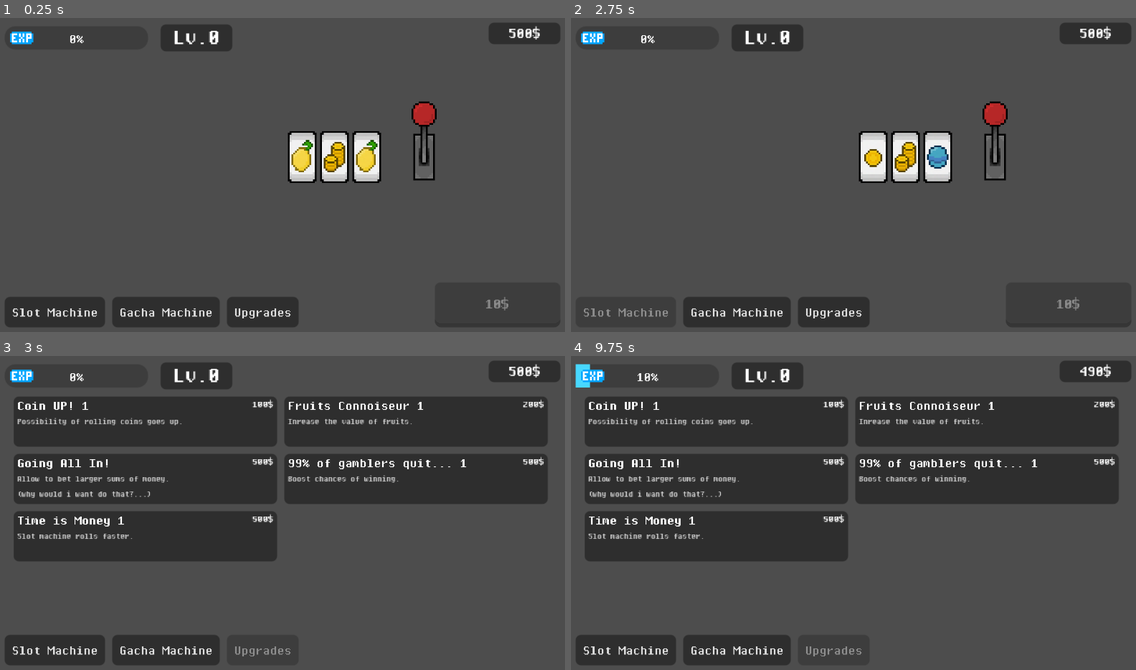
Above: before the commit, frames 1-4 (two rows, left to right).
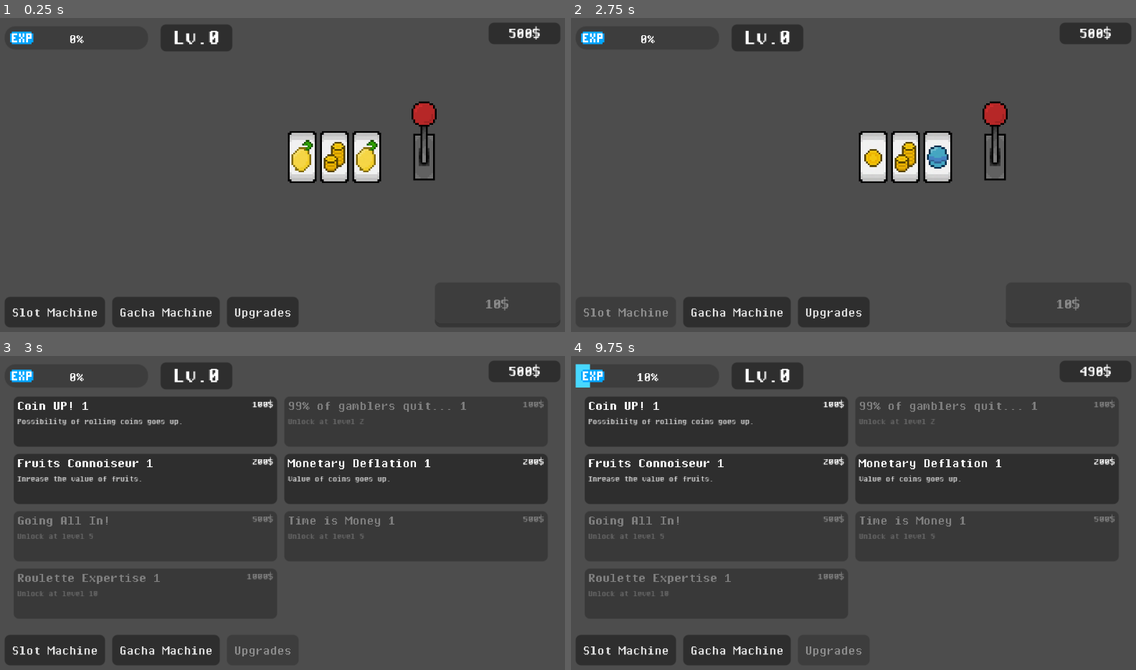
Above: after the commit, the same moments.

Repository: Animo105/gamble
Game: Godot game, scene res://Slot machine/slot_machine.tscn
The game is run twice, just before and just after one commit, with the same random seed, the same clock (stepped at 60 frames per second) and the same inputs.
Inputs (mouse positions are in pixels of both pictures, inside the frame that each line leads up to):
- Up to frame 1 (0.25 s): no input
- Up to frame 2 (2.75 s): click "Slot Machine" at 0.5 s; click "Gacha Machine" at 1.25 s; click "Slot Machine" at 2 s
- Up to frame 3 (3 s): click "Upgrades" at 2.75 s
- Up to frame 4 (9.75 s): click "Slot Machine" at 3.5 s; click (994, 494) at 4.25 s; tap Enter at 5, 7.25 s; move the mouse to (977, 497) at 5.02 s; move the mouse to (740, 528) at 5.77 s; tap Space at 6.5 s; move the mouse to (910, 440) at 6.52 s; move the mouse to (825, 578) at 7.27 s; click "Slot Machine" at 8 s; click "Gacha Machine" at 8.75 s; click "Upgrades" at 9.5 s

Frames 1-2 are identical in both runs. In frame 3, 2.6% of the frame differs, in the area x 3-97%, y 13-77%; in frame 4, 2.6%.

Commit message:
gate les upgrades

Diff:
--- a/Assets/JSON/upgrades.json
+++ b/Assets/JSON/upgrades.json
@@ -6,7 +6,7 @@
 		"cost": 100.0,
 		"max_upgrade": 3.0,
 		"price_mult": 2.0,
-		"expression": "func.increase_coin_value(100)"
+		"expression": "func.increase_weight_for_slot(1, 0.5)+func.increase_weight_for_slot(2, 0.5)+func.increase_weight_for_slot(3,0.5)"
 	},
 	{
 		"id": 1.0,
@@ -22,15 +22,17 @@
 		"name": "Going All In!",
 		"description": "Allow to bet larger sums of money.\n(why would i want do that?...)",
 		"cost": 500.0,
+		"unlock_level":5,
 		"expression": "func.allow_bet(true)"
 	},
 	{
 		"id": 3.0,
 		"name": "99% of gamblers quit...",
 		"description": "Boost chances of winning.",
-		"cost": 500.0,
-		"max_upgrade": 4.0,
-		"price_mult": 2.0,
+		"cost": 100.0,
+		"max_upgrade": 3.0,
+		"price_mult": 3.0,
+		"unlock_level":2,
 		"expression": "func.increase_luck(0.5)"
 	},
 	{
@@ -40,6 +42,26 @@
 		"cost": 500.0,
 		"max_upgrade": 2.0,
 		"price_mult": 2.0,
+		"unlock_level":5,
 		"expression": "func.increase_slot_speed(0.25)"
+	},
+	{
+		"id": 5.0,
+		"name": "Monetary Deflation",
+		"description": "Value of coins goes up.",
+		"cost": 200.0,
+		"max_upgrade": 3.0,
+		"price_mult": 2.0,
+		"expression": "func.increase_coin_value(100)"
+	},
+	{
+		"id": 6.0,
+		"name": "Roulette Expertise",
+		"description": "Increase chance of winning.",
+		"cost": 1000.0,
+		"max_upgrade": 3.0,
+		"price_mult": 2.0,
+		"unlock_level":10,
+		"expression": "func.increase_coin_value(100)"
 	}
 ]
--- a/Autoloads/HUD/hud_script.gd
+++ b/Autoloads/HUD/hud_script.gd
@@ -82,6 +82,7 @@
 
 func _on_clear_data_pressed() -> void:
 	SaveManager.reset_data()
+	get_tree().quit()
 
 
 func _on_cheat_pressed():
--- a/Autoloads/expression_function.gd
+++ b/Autoloads/expression_function.gd
@@ -29,8 +29,9 @@
 func decrease_base_gacha_price(amount : int):
 	Global.base_capsule_price -= amount
 
-func increase_weight_for_slot(slot_id : int, weight_increase : float):
+func increase_weight_for_slot(slot_id : int, weight_increase : float)->int:
 	SlotsData.slots[slot_id].weight += weight_increase
+	return 0
 
 # ################### Méthodes pour get des valeurs ################# #
 func get_bet_amount()->int:
--- a/Autoloads/upgrades_data.gd
+++ b/Autoloads/upgrades_data.gd
@@ -26,10 +26,9 @@
 			if !upgrade.has("cost") : push_error("Upgrade without cost : ", upgrade); continue
 			if !upgrade.has("expression") : push_error("Upgrade without expression : ", upgrade); continue
 			var new_upgrade : Upgrade = Upgrade.new(upgrade["id"], upgrade["name"], upgrade["description"], upgrade["cost"], upgrade["expression"])
-			if upgrade.has("max_upgrade"):
-				new_upgrade.max_upgrade = upgrade["max_upgrade"]
-			if upgrade.has("price_mult"):
-				new_upgrade.price_multiplayer = upgrade["price_mult"]
+			if upgrade.has("max_upgrade"): new_upgrade.max_upgrade = upgrade["max_upgrade"]
+			if upgrade.has("price_mult"): new_upgrade.price_multiplayer = upgrade["price_mult"]
+			if upgrade.has("unlock_level"): new_upgrade.unlock_level = upgrade["unlock_level"]
 			upgrades.append(new_upgrade)
 			upgrades_to_buy.append(new_upgrade)
 
@@ -49,6 +48,7 @@
 	var max_upgrade : int = 1
 	var level : int = 0
 	var price_multiplayer : float = 1.5
+	var unlock_level : int = 0
 	var cost : int
 	var expression : String
 
--- a/Shop/upgrade_button.tscn
+++ b/Shop/upgrade_button.tscn
@@ -21,6 +21,7 @@
 anchor_bottom = 1.0
 grow_horizontal = 2
 grow_vertical = 2
+mouse_default_cursor_shape = 2
 
 [node name="upgrade name" type="Label" parent="."]
 layout_mode = 1
--- a/Shop/upgrade_button_script.gd
+++ b/Shop/upgrade_button_script.gd
@@ -5,7 +5,13 @@
 var upgrade_cost : int = 0
 
 func _ready() -> void:
-	$"upgrade desc".text = UpgradesData.upgrades[upgrade_id].description
+	if Global.level < UpgradesData.upgrades[upgrade_id].unlock_level:
+		$"upgrade desc".text = "Unlock at level %d" % UpgradesData.upgrades[upgrade_id].unlock_level
+		$Button.disabled = true
+		modulate = Color(0.5, 0.5, 0.5, 1)
+		$Button.set("mouse_default_cursor_shape", Input.CURSOR_ARROW)
+	else:
+		$"upgrade desc".text = UpgradesData.upgrades[upgrade_id].description
 	update()
 
 func update():
@@ -29,3 +35,11 @@
 			Global.upgrades_bought[upgrade_id] = 1
 		UpgradesData.upgrades[upgrade_id].apply()
 		update()
+
+
+func _on_button_mouse_entered() -> void:
+	Input.set_default_cursor_shape(Input.CURSOR_POINTING_HAND)
+
+
+func _on_button_mouse_exited() -> void:
+	Input.set_default_cursor_shape(Input.CURSOR_ARROW)
